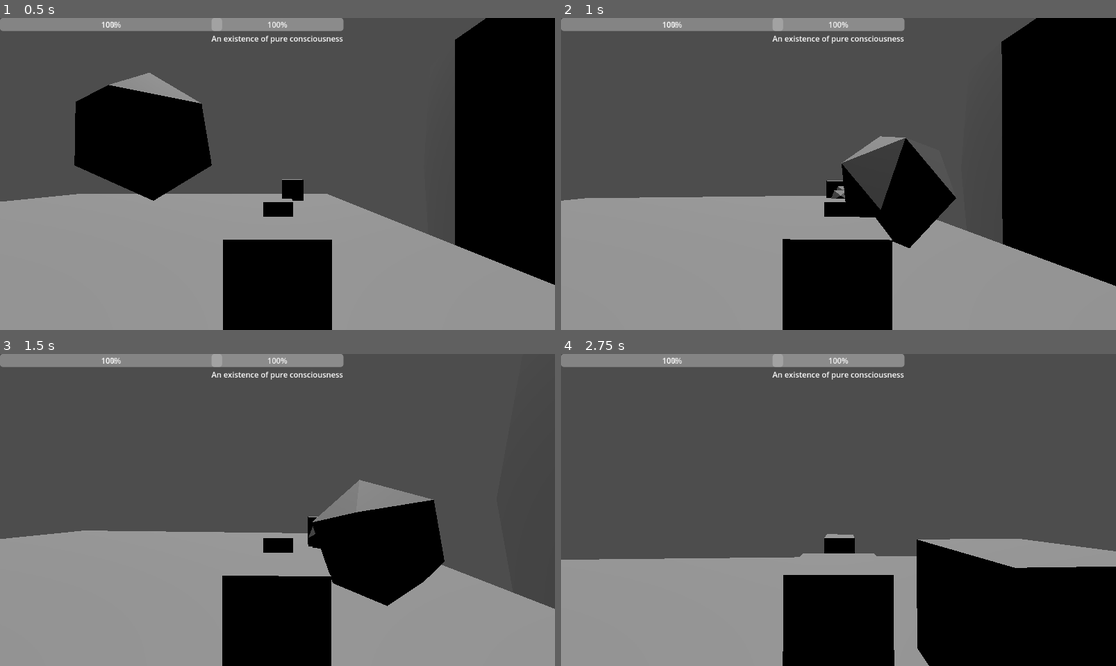
Above: before the commit, frames 1-4 (two rows, left to right).
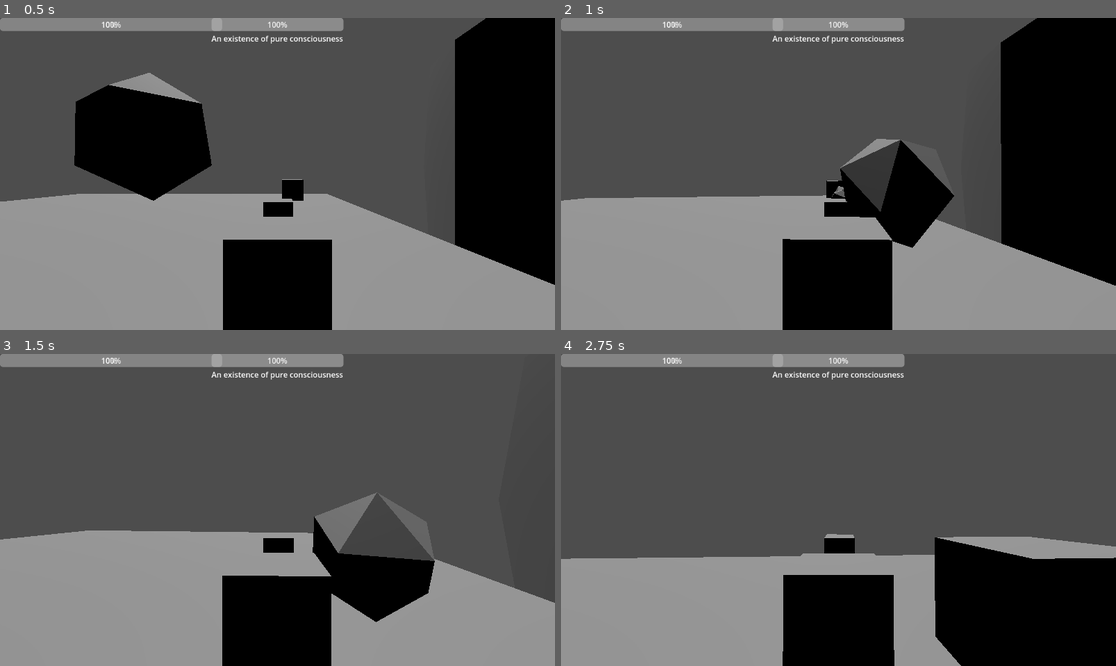
Above: after the commit, the same moments.

Repository: RavenRandomz/cube-extentialis-bossfight
Game: Godot game, scene res://testworld.tscn
Same seed, same stepped clock (60 frames per second), same inputs: the game is played once before the commit and once after it.
Inputs (mouse positions are in pixels of both pictures, inside the frame that each line leads up to):
- Up to frame 1 (0.5 s): no input
- Up to frame 2 (1 s): tap Enter at 0.5 s; move the mouse to (866, 174) at 0.52 s; press the mouse at (866, 174) at 0.53 s; hold W (player_forward) from 0.53 s (still down); tap Space (player_jump) at 0.77 s
- Up to frame 3 (1.5 s): keep holding W (player_forward); move the mouse to (249, 510) at 1.27 s; release the mouse at (249, 510) at 1.28 s; tap Shift at 1.35 s
- Up to frame 4 (2.75 s): keep holding W (player_forward); tap Space (player_jump) at 1.52 s; move the mouse to (849, 503) at 2.02 s; tap Alt at 2.1 s

Frame 1 is identical in both runs. In frame 2, 0.7% of the frame differs, in the area x 13-100%, y 0-86%; in frame 3, 5.4%, in the area x 0-100%, y 40-86%; in frame 4, 2.9%.

Commit message:
Add spin speed

Diff:
--- a/scripts/basic_bullet.gd
+++ b/scripts/basic_bullet.gd
@@ -4,11 +4,13 @@
 @export var damage: float = 100
 @export var _speed: float = 10
 @export var timeout:float = 5
+@export var spin_speed: float = 5
 
 func set_speed(speed:float):
 	_speed = speed
 
 func _ready():
+	angular_velocity = transform.basis.z * spin_speed
 	add_to_group("bullet")
 	contact_monitor = true
 	max_contacts_reported = 1
